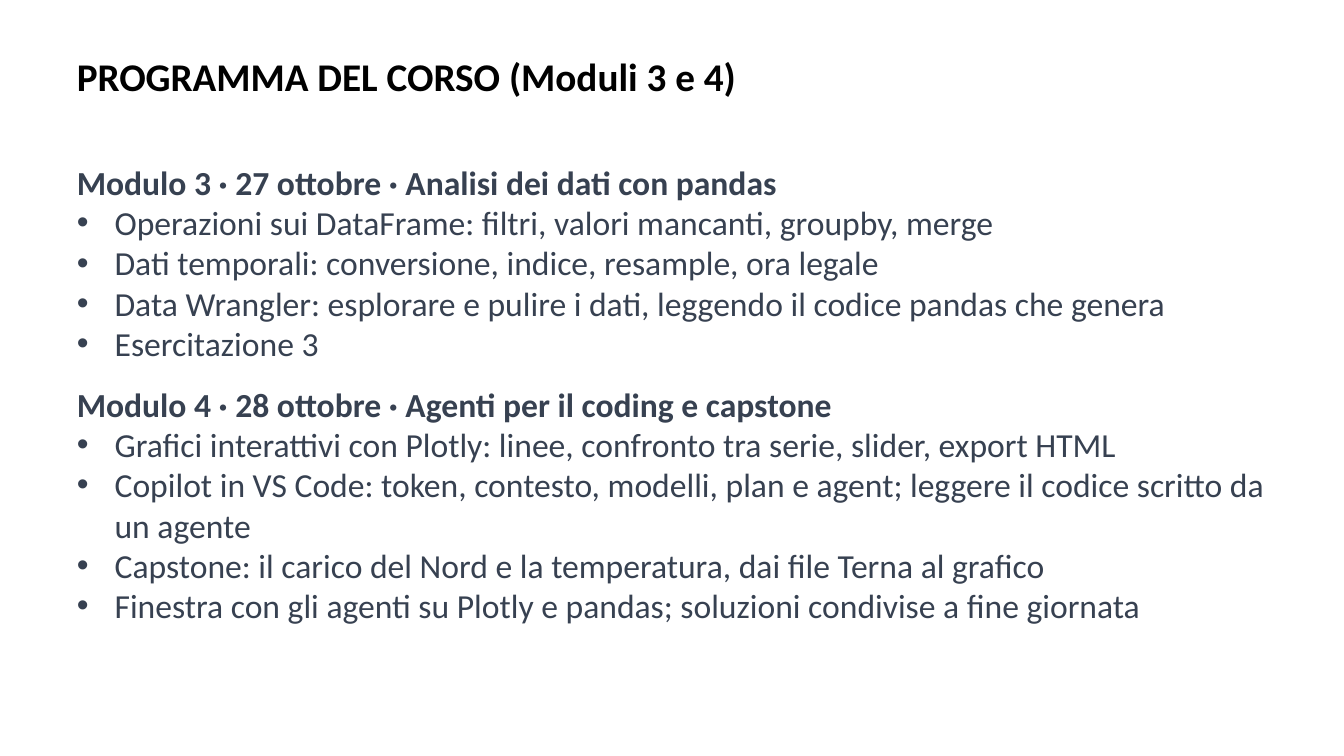
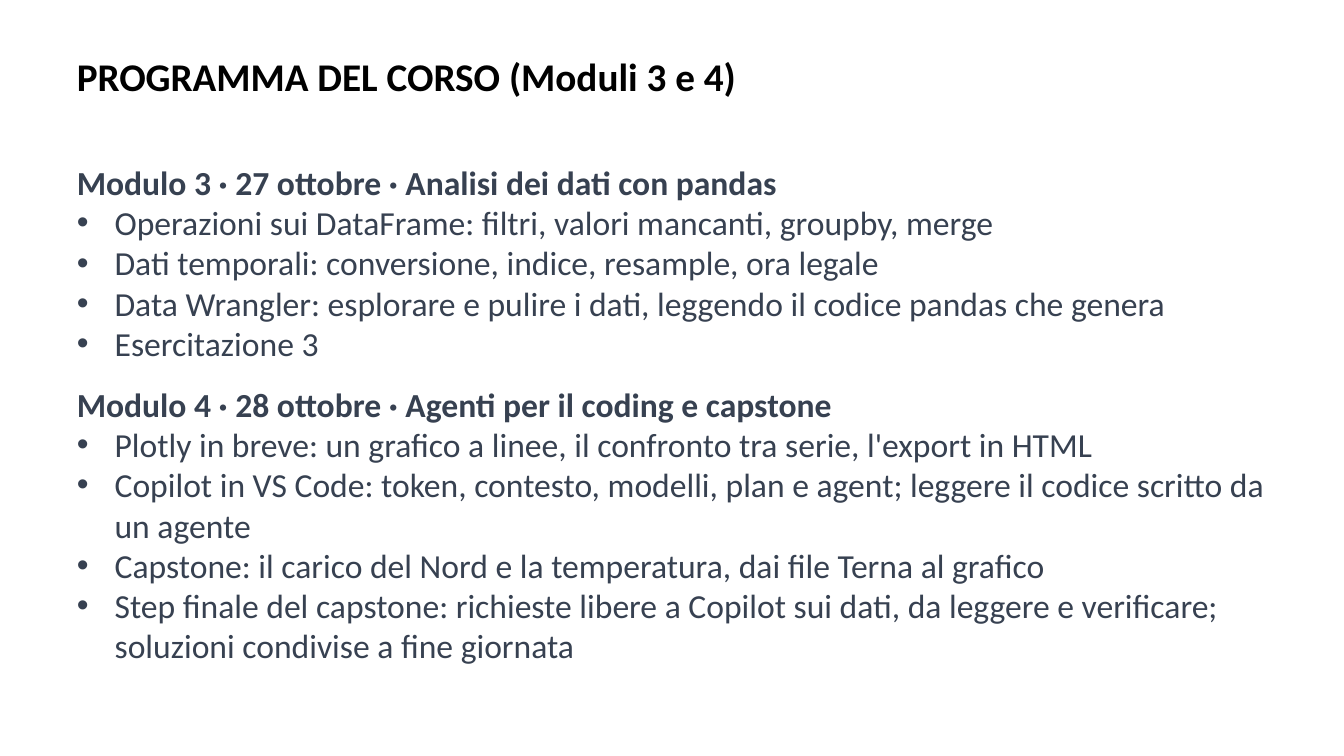
Before and after one commit to AndreaCorvaglia0/python-base-utilities, a slide deck: slide 3 of Slides/Presentazione_python_base.pptx. Drawn at 1344x756 pixels with LibreOffice and Linux fonts; fonts in the diff are those of the drawing; background and template pictures are left out. Boxes give left, top, right and bottom in pixels: in the first picture for what was removed or moved away, otherwise in the second. Text is boxed around its words. In the diff, an @@ line names an element or a change of style, - is before the commit and + after.

```diff
--- a/Slides/Presentazione_python_base.pptx
+++ b/Slides/Presentazione_python_base.pptx
@@ text at (115,433,1092,463): text changed @@
-• Grafici interattivi con Plotly: linee, confronto tra serie, slider, export HTML
+• Plotly in breve: un grafico a linee, il confronto tra serie, l'export in HTML
@@ text at (115,594,1218,664): text changed @@
-• Finestra con gli agenti su Plotly e pandas; soluzioni condivise a fine giornata
+• Step finale del capstone: richieste libere a Copilot sui dati, da leggere e verificare; soluzioni condivise a fine giornata
```
Also in this commit, not shown: 19 other files.
